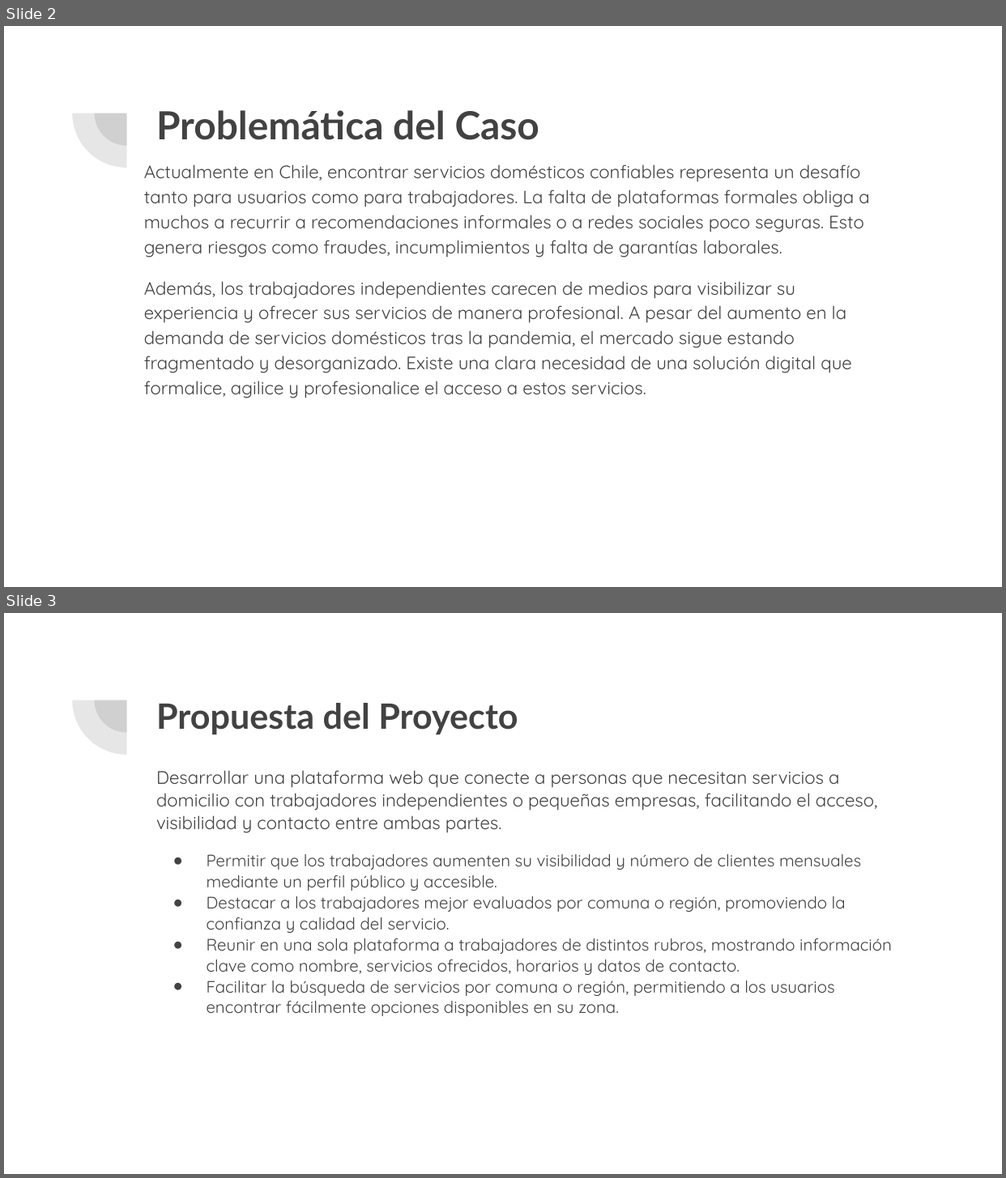
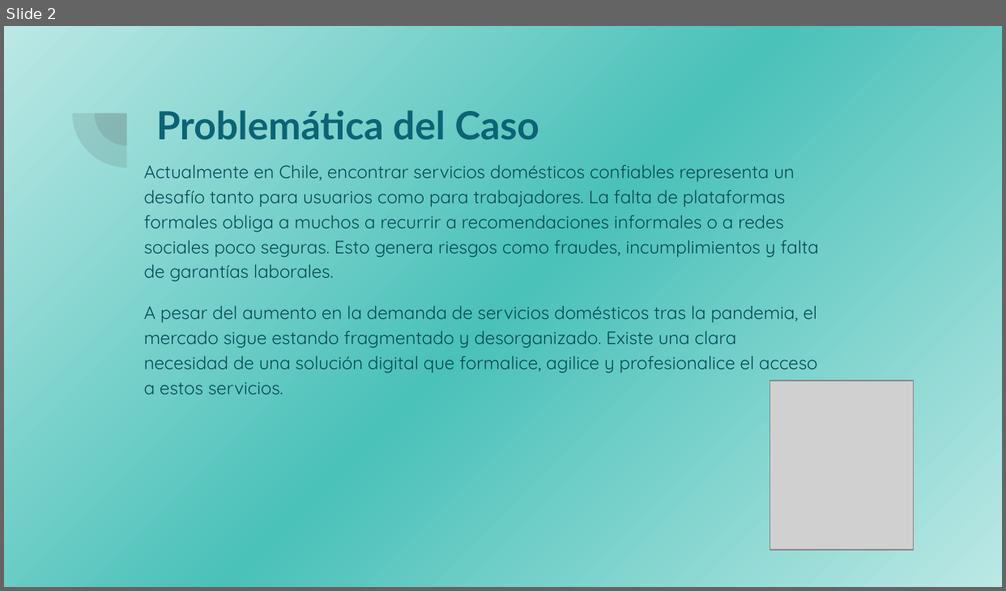
Before and after one commit to TopherHasashi/ServiHogar, a slide deck: Entrega 1/Evidencias Grupales/ServiHogar.pptx. Shown one above the other, each under a label of ours: slides 2 and 3 before the commit, slide 2 after it. The pictures are 1006x1178 and 1006x591 pixels, drawn with LibreOffice and Linux fonts; fonts in the diff are those of the drawing; grey boxes stand for pictures. Boxes give left, top, right and bottom in pixels: in the first picture for what was removed or moved away, otherwise in the second. Text is boxed around its words. In the diff, an @@ line names an element or a change of style, - is before the commit and + after.

```diff
--- a/Entrega 1/Evidencias Grupales/ServiHogar.pptx
+++ b/Entrega 1/Evidencias Grupales/ServiHogar.pptx
@@ slide 3 removed at (x1=4, y1=613, x2=1002, y2=1174), background #FFFFFF; not listed: 2 template elements that a slide beside it also shows @@
@@ title removed at (x1=156, y1=703, x2=518, y2=735) @@
-Propuesta del Proyecto
@@ text removed at (x1=156, y1=770, x2=892, y2=1016) @@
-Desarrollar una plataforma web que conecte a personas que necesitan servicios a domicilio con trabajadores independientes o pequeñas empresas, facilitando el acceso, visibilidad y contacto entre ambas partes.
-● Permitir que los trabajadores aumenten su visibilidad y número de clientes mensuales mediante un perfil público y accesible.
-● Destacar a los trabajadores mejor evaluados por comuna o región, promoviendo la confianza y calidad del servicio.
-● Reunir en una sola plataforma a trabajadores de distintos rubros, mostrando información clave como nombre, servicios ofrecidos, horarios y datos de contacto.
-● Facilitar la búsqueda de servicios por comuna o región, permitiendo a los usuarios encontrar fácilmente opciones disponibles en su zona.
@@ slide 2 changed as well @@
@@ background #FFFFFF to gradient #BBE8E5 to #4AC1B9 @@
@@ title "Problemática del Caso" at (x1=156, y1=110, x2=539, y2=140): text colour #424242 to #0B6374 @@
@@ text at (x1=144, y1=165, x2=819, y2=282): text colour #424242 to #084A57 in "Actualmente en Chile, encontrar servicios domésticos confiab ..." @@
@@ text at (x1=144, y1=305, x2=817, y2=395): text changed; text colour #424242 to #084A57 @@
-Además, los trabajadores independientes carecen de medios para visibilizar su experiencia y ofrecer sus servicios de manera profesional. A pesar del aumento en la demanda de servicios domésticos tras la pandemia, el mercado sigue estando fragmentado y desorganizado. Existe una clara necesidad de una solución digital que formalice, agilice y profesionalice el acceso a estos servicios.
+A pesar del aumento en la demanda de servicios domésticos tras la pandemia, el mercado sigue estando fragmentado y desorganizado. Existe una clara necesidad de una solución digital que formalice, agilice y profesionalice el acceso a estos servicios.
@@ picture added at (x1=770, y1=382, x2=914, y2=551) @@
```
Also in this commit, not shown: 2 other slides changed, 7 slides added, 4 other slides removed, 2 other files.
